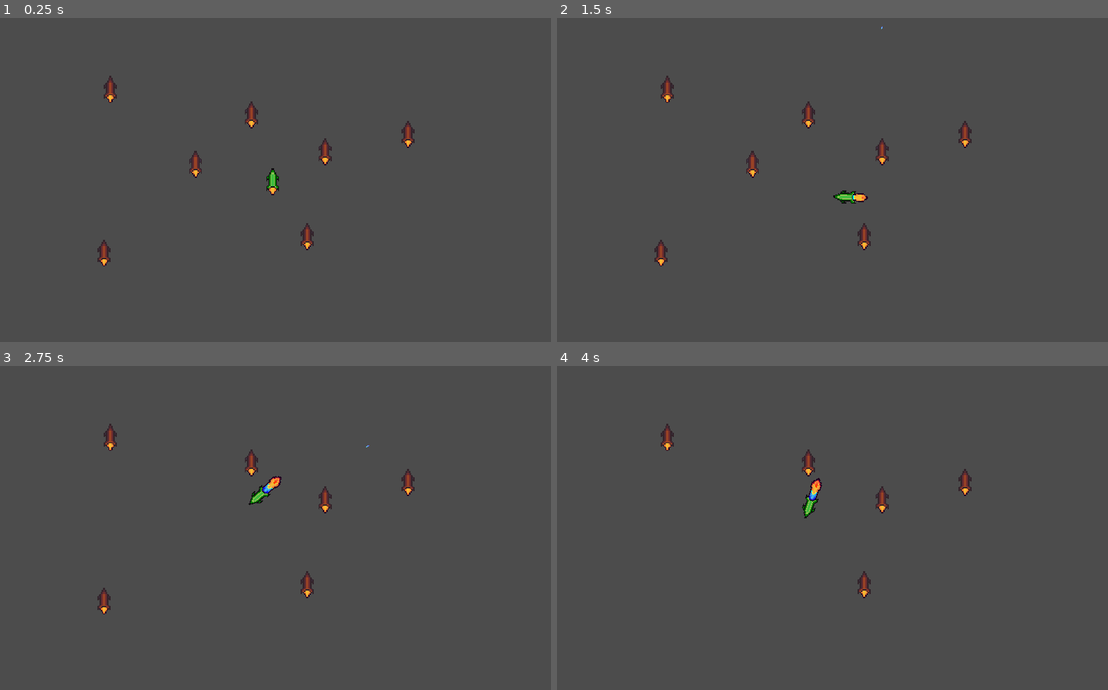
Above: before the commit, frames 1-4 (two rows, left to right).
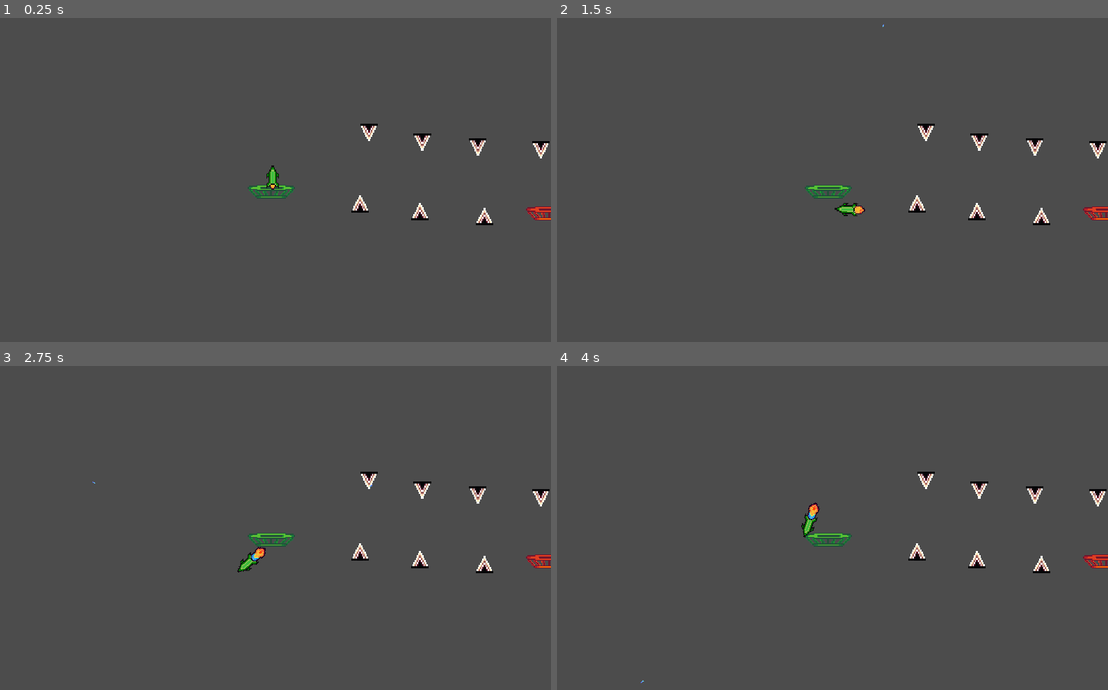
Above: after the commit, the same moments.

Repository: yuyutsupoudel/space_shooter
Game: Godot game, scene res://World/Test world.tscn
Two runs of this game, one before a commit and one after it. Both use one fixed random seed, a clock stepped at 60 frames per second and the inputs below.
Inputs:
- Up to frame 1 (0.25 s): no input
- Up to frame 2 (1.5 s): tap Enter at 0.5 s; hold Up (ui_up) 0.53-1.28 s; hold Right (ui_right) from 0.53 s (still down); tap Space (ui_shoot) at 0.6 s; tap Up (ui_up) at 1.35 s
- Up to frame 3 (2.75 s): tap Up (ui_up) at 1.52, 1.82 s; tap Space (ui_shoot) at 1.55, 2.1 s; release Right (ui_right) at 2.03 s; hold Left (ui_left) from 2.03 s (still down); hold Up (ui_up) from 2.03 s (still down)
- Up to frame 4 (4 s): release Left (ui_left) at 2.78 s; release Up (ui_up) at 2.78 s; hold Right (ui_right) from 2.78 s (still down); tap Space (ui_shoot) at 2.85 s; tap Up (ui_up) at 3.02, 3.32 s; hold Up (ui_up) from 3.53 s (still down)

The runs differ from the first frame. In frame 1, 2.0% of the frame differs, in the area x 17-100%, y 17-77%; in frame 2, 2.2%, in the area x 17-100%, y 1-77%; in frame 3, 2.2%; in frame 4, 2.1%.

Commit message:
Genral progress

Diff:
--- a/Actors/Player.gd
+++ b/Actors/Player.gd
@@ -1,8 +1,10 @@
 extends KinematicBody2D
-var MAX_SPEED = 1000
-var speed = 70
-var FRICTION = 50
+var MAX_FALL = 150
+var speed = 100
+var FRICTION = 30
 var ACCLERATION = 100
+var GRAVITY = 100
+var MAX_SPEED = 100
 var velocity = Vector2.ZERO
 var rotation_speed = 5
 signal shoot
@@ -12,9 +14,17 @@
 
 func _physics_process(delta):
 	get_player_input(delta)
-	move_and_slide(velocity)
+	if is_on_ceiling():
+		velocity.y=0
+	if !is_on_floor():
+		velocity.y += GRAVITY*delta
+		if velocity.y>=MAX_FALL:
+			velocity.y=MAX_FALL
+	move_and_slide(velocity,Vector2.UP)
+
 func shoot():
 	var dir = Vector2(0,-1).rotated(global_rotation)
+	print(dir)
 	emit_signal("shoot",Bullet,$Position2D.global_position,dir)
 
 func get_player_input(delta):
@@ -30,7 +40,19 @@
 	if Input.is_action_just_released("ui_up"):
 		Booster.play("stop")
 	if Input.is_action_pressed("ui_up"):
-		velocity = Vector2(0,-speed).rotated(rotation)
+		velocity = Vector2(0,-MAX_SPEED).rotated(rotation)
 	else:
 		velocity = velocity.move_toward(Vector2.ZERO,FRICTION*delta)
 	rotation+=rotation_direction*rotation_speed*delta
+
+func get_sign(value):
+	var dir = Vector2.ZERO
+	if value.x>0:
+		dir.x=1
+	else:
+		dir.x=-1
+	if value.y>0:
+		dir.y=1
+	else:
+		dir.y=-1
+	return dir
--- a/Actors/Player.tscn
+++ b/Actors/Player.tscn
@@ -1,28 +1,25 @@
-[gd_scene load_steps=5 format=2]
+[gd_scene load_steps=4 format=2]
 
 [ext_resource path="res://ROCKE3.png" type="Texture" id=1]
 [ext_resource path="res://Actors/Player.gd" type="Script" id=2]
 [ext_resource path="res://Actors/Booster.tscn" type="PackedScene" id=3]
 
-[sub_resource type="CapsuleShape2D" id=1]
-radius = 3.7478
-height = 16.1349
-
 [node name="Player" type="KinematicBody2D"]
-collision_mask = 2
+collision_mask = 10
 script = ExtResource( 2 )
 
 [node name="Sprite" type="Sprite" parent="."]
+position = Vector2( 0, -4.909 )
 texture = ExtResource( 1 )
-
-[node name="CollisionShape2D" type="CollisionShape2D" parent="."]
-visible = false
-shape = SubResource( 1 )
 
 [node name="Booster" parent="." instance=ExtResource( 3 )]
 show_behind_parent = true
-position = Vector2( 0, 5.97569 )
+position = Vector2( 0, -0.309607 )
+scale = Vector2( 1, 0.808359 )
 
 [node name="Position2D" type="Position2D" parent="."]
-position = Vector2( 0.00165129, -11.9677 )
+position = Vector2( 0.00165129, -15.19 )
 rotation = 1.5708
+
+[node name="CollisionPolygon2D" type="CollisionPolygon2D" parent="."]
+polygon = PoolVector2Array( 0.0513382, -16.7801, -5.81209, -7.55884, -5.85633, 3.96807, 5.83087, 4.01657, 5.83087, -8.88301 )
--- /dev/null
+++ b/Others/End pad.gd
@@ -0,0 +1,20 @@
+extends StaticBody2D
+
+
+# Declare member variables here. Examples:
+# var a = 2
+# var b = "text"
+
+
+# Called when the node enters the scene tree for the first time.
+func _ready():
+	pass # Replace with function body.
+
+
+# Called every frame. 'delta' is the elapsed time since the previous frame.
+#func _process(delta):
+#	pass
+
+
+func _on_Area2D_body_entered(body):
+	body.queue_free()
--- /dev/null
+++ b/Others/End pad.tscn
@@ -0,0 +1,30 @@
+[gd_scene load_steps=5 format=2]
+
+[ext_resource path="res://Rocet pad.png" type="Texture" id=1]
+[ext_resource path="res://Others/End pad.gd" type="Script" id=2]
+
+[sub_resource type="RectangleShape2D" id=1]
+extents = Vector2( 21.8861, 4.33442 )
+
+[sub_resource type="CapsuleShape2D" id=2]
+radius = 1.61709
+
+[node name="End pad" type="StaticBody2D"]
+collision_layer = 8
+script = ExtResource( 2 )
+
+[node name="CollisionShape2D" type="CollisionShape2D" parent="."]
+position = Vector2( -0.188936, 10.0136 )
+shape = SubResource( 1 )
+
+[node name="Sprite" type="Sprite" parent="."]
+position = Vector2( -0.283405, -2.55065 )
+texture = ExtResource( 1 )
+
+[node name="Area2D" type="Area2D" parent="."]
+
+[node name="CollisionShape2D" type="CollisionShape2D" parent="Area2D"]
+position = Vector2( 0.680531, 4.38345 )
+rotation = 1.5708
+shape = SubResource( 2 )
+[connection signal="body_entered" from="Area2D" to="." method="_on_Area2D_body_entered"]
--- /dev/null
+++ b/Others/Spike.gd
@@ -0,0 +1,4 @@
+extends StaticBody2D
+
+func _on_Area2D_body_entered(body):
+	body.queue_free()
--- /dev/null
+++ b/Others/Spike.tscn
@@ -0,0 +1,24 @@
+[gd_scene load_steps=4 format=2]
+
+[ext_resource path="res://Spike.png" type="Texture" id=1]
+[ext_resource path="res://Others/Spike.gd" type="Script" id=2]
+
+[sub_resource type="RectangleShape2D" id=1]
+extents = Vector2( 7.96729, 0.823395 )
+
+[node name="Spike" type="StaticBody2D"]
+collision_layer = 8
+script = ExtResource( 2 )
+
+[node name="Sprite" type="Sprite" parent="."]
+texture = ExtResource( 1 )
+
+[node name="Area2D" type="Area2D" parent="."]
+
+[node name="CollisionPolygon2D" type="CollisionPolygon2D" parent="Area2D"]
+polygon = PoolVector2Array( 0.0636253, -6.9826, -6.88068, 6.32122, 6.86173, 6.24812 )
+
+[node name="CollisionShape2D" type="CollisionShape2D" parent="."]
+position = Vector2( 0.0350485, 7.23593 )
+shape = SubResource( 1 )
+[connection signal="body_entered" from="Area2D" to="." method="_on_Area2D_body_entered"]
--- /dev/null
+++ b/Others/start pad.tscn
@@ -0,0 +1,17 @@
+[gd_scene load_steps=3 format=2]
+
+[ext_resource path="res://Rocet pad Green.png" type="Texture" id=1]
+
+[sub_resource type="RectangleShape2D" id=1]
+extents = Vector2( 21.8861, 4.33442 )
+
+[node name="Start pad" type="StaticBody2D"]
+collision_layer = 8
+
+[node name="CollisionShape2D" type="CollisionShape2D" parent="."]
+position = Vector2( -0.188936, 10.0136 )
+shape = SubResource( 1 )
+
+[node name="Sprite" type="Sprite" parent="."]
+position = Vector2( -0.283405, -2.55065 )
+texture = ExtResource( 1 )
--- a/World/Test world.tscn
+++ b/World/Test world.tscn
@@ -1,20 +1,25 @@
-[gd_scene load_steps=4 format=2]
+[gd_scene load_steps=6 format=2]
 
 [ext_resource path="res://Actors/Player.tscn" type="PackedScene" id=1]
-[ext_resource path="res://Actors/Enemy.tscn" type="PackedScene" id=2]
+[ext_resource path="res://Others/Spike.tscn" type="PackedScene" id=2]
 [ext_resource path="res://World/Test world.gd" type="Script" id=3]
+[ext_resource path="res://Others/End pad.tscn" type="PackedScene" id=4]
+[ext_resource path="res://Others/start pad.tscn" type="PackedScene" id=5]
 
 [node name="Node2D" type="Node2D"]
 script = ExtResource( 3 )
 
+[node name="Start pad" parent="." instance=ExtResource( 5 )]
+position = Vector2( -117.636, 18.953 )
+
 [node name="Player" parent="." instance=ExtResource( 1 )]
-position = Vector2( 19.3487, 18.1515 )
+position = Vector2( -116.172, 17.1345 )
 
 [node name="RemoteTransform2D" type="RemoteTransform2D" parent="Player"]
 remote_path = NodePath("../../Camera2D")
 
 [node name="Camera2D" type="Camera2D" parent="."]
-position = Vector2( 19.3487, 18.1515 )
+position = Vector2( -116.172, 17.1345 )
 current = true
 drag_margin_h_enabled = true
 drag_margin_v_enabled = true
@@ -24,24 +29,37 @@
 drag_margin_right = 0.5
 drag_margin_bottom = 0.5
 
-[node name="Enemy" parent="." instance=ExtResource( 2 )]
-position = Vector2( 143.664, -25.3925 )
+[node name="End pad" parent="." instance=ExtResource( 4 )]
+position = Vector2( 137.818, 38.9785 )
+collision_mask = 0
 
-[node name="Enemy2" parent="." instance=ExtResource( 2 )]
-position = Vector2( -129.715, -66.5406 )
+[node name="Spike" parent="." instance=ExtResource( 2 )]
+position = Vector2( -35.8942, 38.1138 )
 
-[node name="Enemy3" parent="." instance=ExtResource( 2 )]
-position = Vector2( -135.546, 83.9187 )
+[node name="Spike2" parent="." instance=ExtResource( 2 )]
+position = Vector2( 19.1698, 45.4115 )
 
-[node name="Enemy4" parent="." instance=ExtResource( 2 )]
-position = Vector2( 51.0699, 68.7561 )
+[node name="Spike3" parent="." instance=ExtResource( 2 )]
+position = Vector2( 78.2144, 50.0554 )
 
-[node name="Enemy5" parent="." instance=ExtResource( 2 )]
-position = Vector2( -0.249542, -43.2136 )
+[node name="Spike4" parent="." instance=ExtResource( 2 )]
+position = Vector2( 72.2436, -14.2965 )
+rotation = 3.14159
 
-[node name="Enemy6" parent="." instance=ExtResource( 2 )]
-position = Vector2( -51.569, 2.27408 )
+[node name="Spike5" parent="." instance=ExtResource( 2 )]
+position = Vector2( -27.9331, -27.5649 )
+rotation = 3.14159
 
-[node name="Enemy7" parent="." instance=ExtResource( 2 )]
-position = Vector2( 67.3988, -9.38943 )
+[node name="Spike6" parent="." instance=ExtResource( 2 )]
+position = Vector2( 21.1601, -18.9404 )
+rotation = 3.14159
+
+[node name="Spike7" parent="." instance=ExtResource( 2 )]
+position = Vector2( 129.961, -11.6428 )
+rotation = 3.14159
+
+[node name="StaticBody2D" type="StaticBody2D" parent="."]
+
+[node name="CollisionPolygon2D" type="CollisionPolygon2D" parent="StaticBody2D"]
+polygon = PoolVector2Array( 200.932, -106.565, 237.585, 14.7968, 223.739, 96.2475, 122.906, 150.56, -74.6087, 120.732, -197.675, 22.2788, -178.336, -99.0293, -257.45, -111.336, -311.951, 145.345, -23.6241, 238.524, 354.365, 242.04, 377.22, 59.1987, 308.655, -111.336 )
 [connection signal="shoot" from="Player" to="." method="_on_Player_shoot"]
Binary file added: Rocet pad Green.png
Not shown, added: Rocet pad Green.png.import
Binary file added: Rocet pad.png
Not shown, added: Rocet pad.png.import
Binary file added: Spike.png
Not shown, added: Spike.png.import
